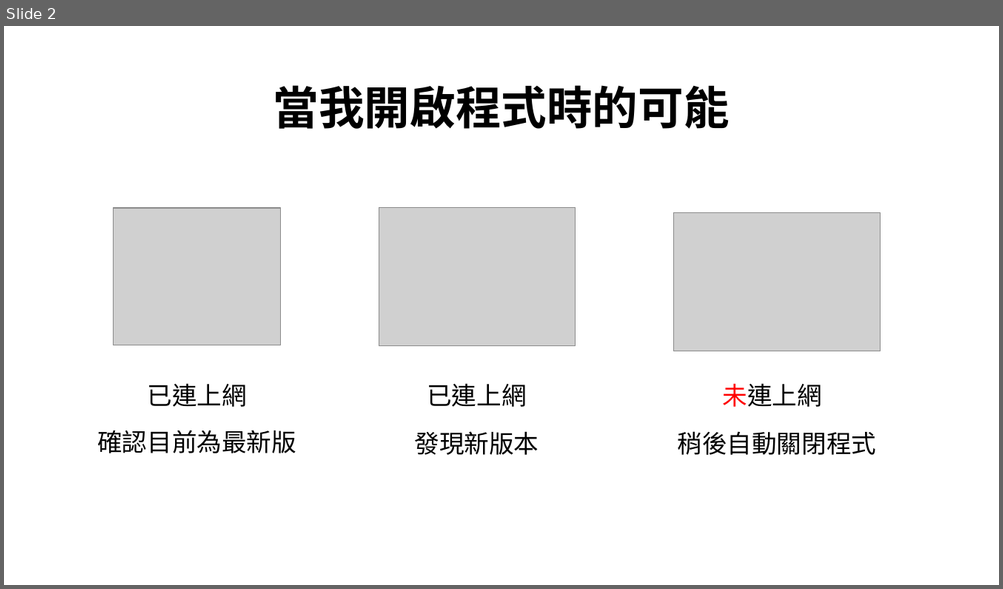
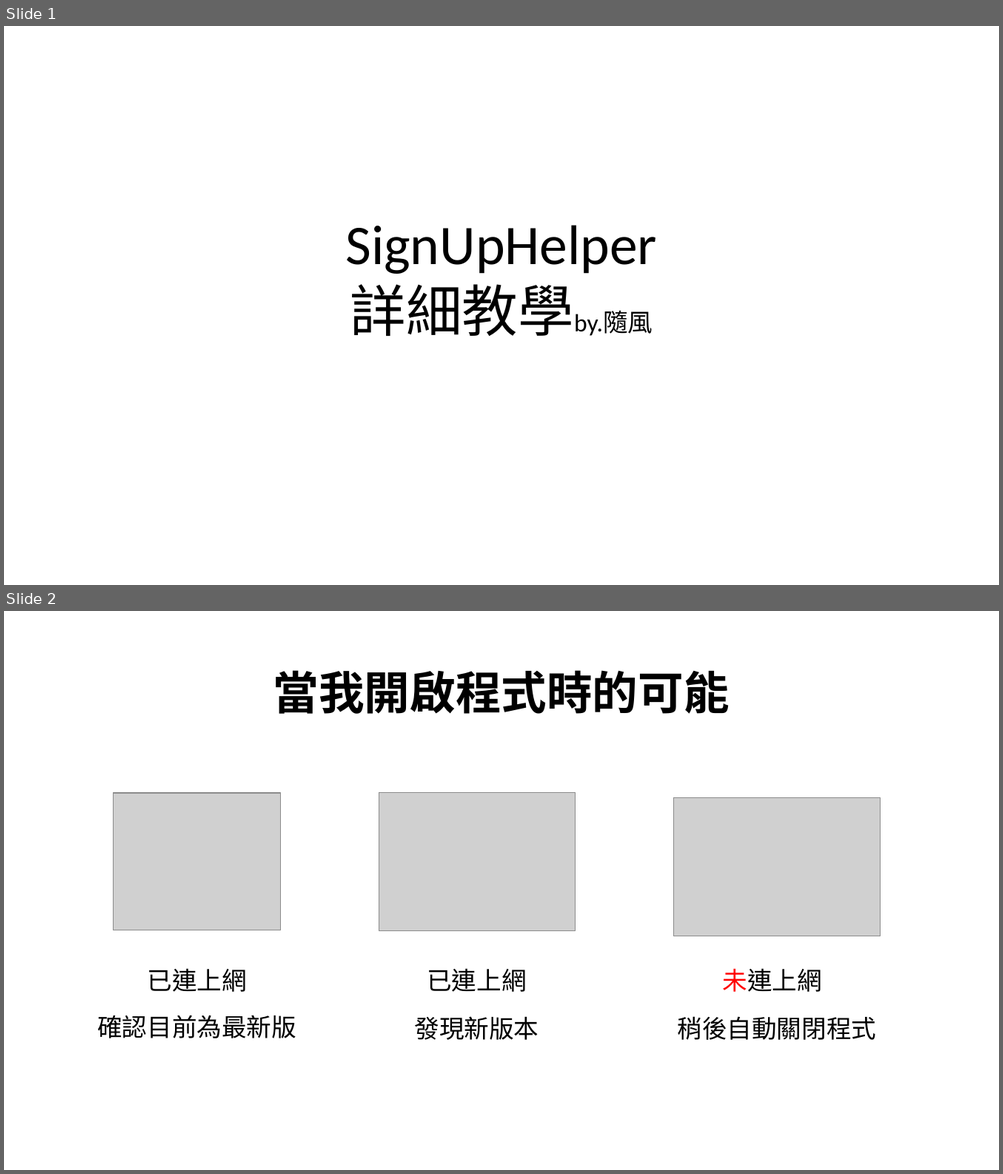
Before and after one commit to Suifeng0214/SignUpHelper, a slide deck: 資訊星球報告.pptx. Shown one above the other, each under a label of ours: slide 2 before the commit, slides 1 and 2 after it. The pictures are 1003x589 and 1003x1174 pixels, drawn with LibreOffice and Linux fonts; fonts in the diff are those of the drawing; grey boxes stand for pictures; background and template pictures are left out. Boxes give left, top, right and bottom in pixels: in the first picture for what was removed or moved away, otherwise in the second. Text is boxed around its words. In the diff, an @@ line names an element or a change of style, - is before the commit and + after.

```diff
--- a/資訊星球報告.pptx
+++ b/資訊星球報告.pptx
@@ slide 1 added at [4, 26, 999, 585], background picture (left out) @@
@@ text added at [345, 225, 657, 336], 54 pt, text #000000 @@
+SignUpHelper
+詳細教學by.隨風
```
Also in this commit, not shown: 2 slides changed, 1 other slide added, 1 slide removed, 4 other files.
